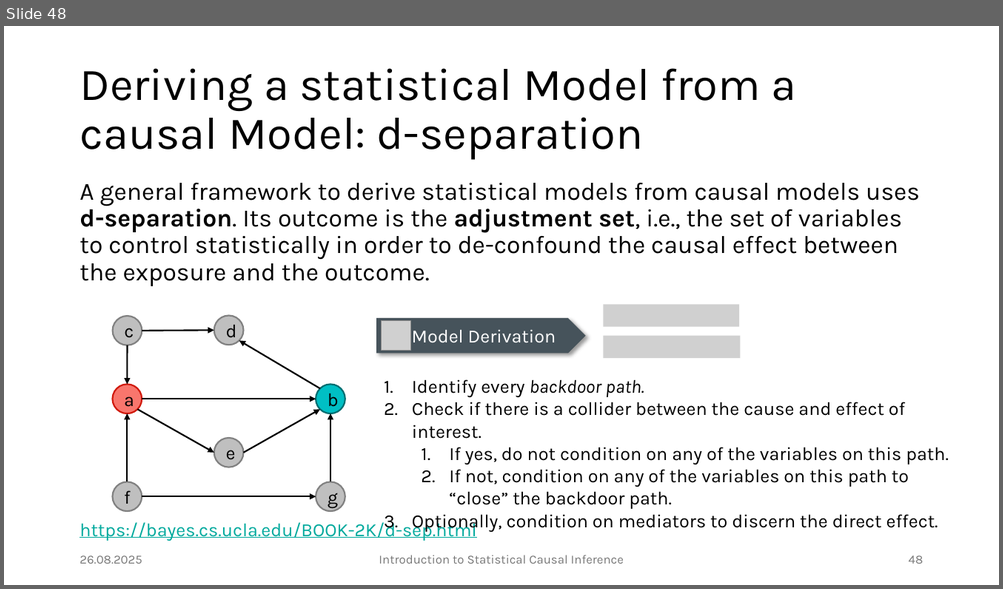
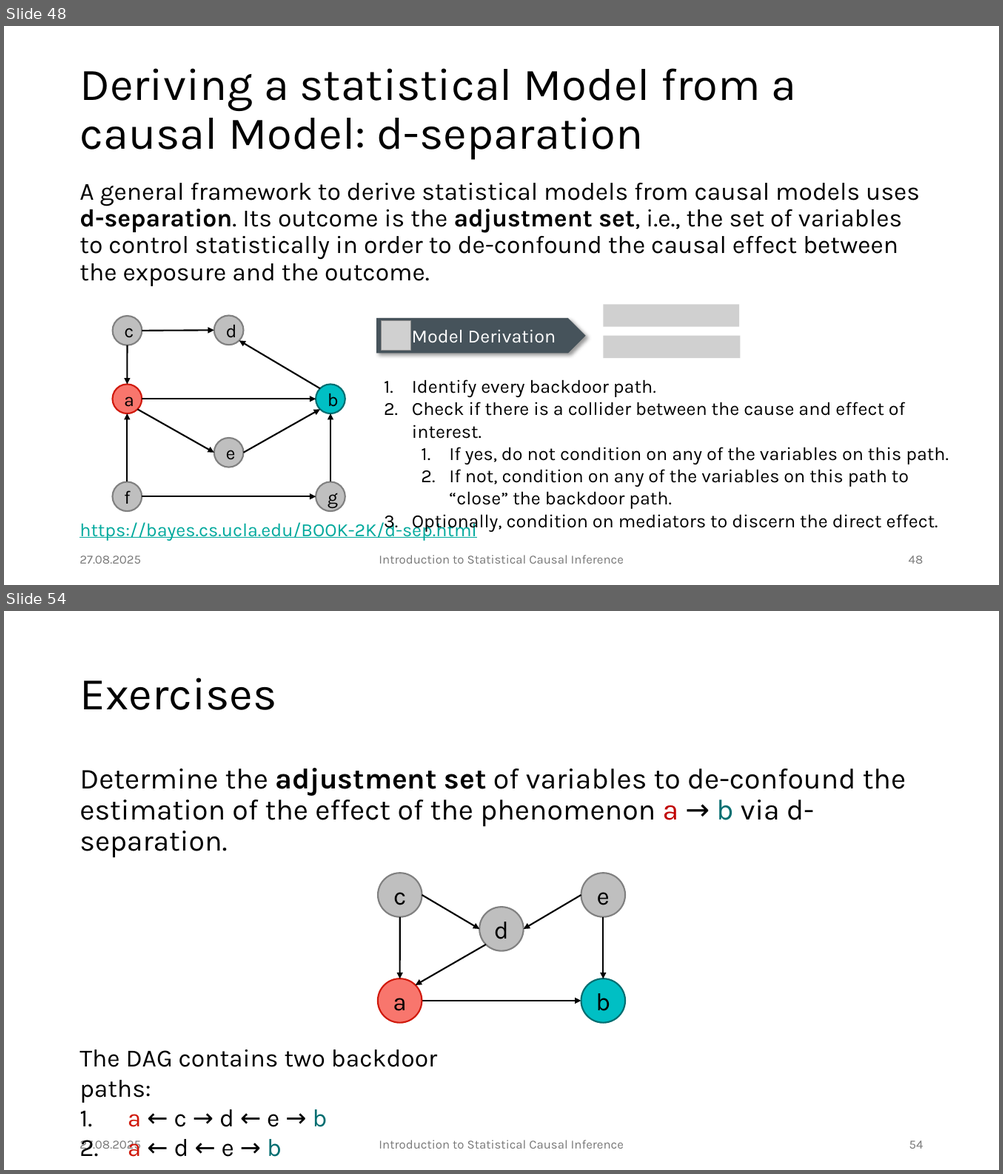
Before and after one commit to JulianFrattini/bda4sci, a slide deck: version2/slides/intro-sci.pptx. Shown one above the other, each under a label of ours: slide 48 before the commit, slides 48 and 54 after it; the slides between them are not shown. The pictures are 1003x589 and 1003x1174 pixels, drawn with LibreOffice and Linux fonts; fonts in the diff are those of the drawing; grey boxes stand for pictures; background and template pictures are left out. Boxes give left, top, right and bottom in pixels: in the first picture for what was removed or moved away, otherwise in the second. Text is boxed around its words. In the diff, an @@ line names an element or a change of style, - is before the commit and + after.

```diff
--- a/version2/slides/intro-sci.pptx
+++ b/version2/slides/intro-sci.pptx
@@ slide 54 added at (4,611,999,1170), background #FFFFFF @@
@@ title added at (79,678,276,710), 44 pt, text #000000 @@
+Exercises
@@ text added at (79,768,905,858), 28 pt, text #000000 @@
+Determine the adjustment set of variables to de-confound the estimation of the effect of the phenomenon a → b via d-separation.
@@ ellipse added at (378,873,422,917), fill #BFBFBF, outline #808080 1.5 pt, 24 pt, text #000000 @@
+c
@@ ellipse added at (580,873,625,917), fill #BFBFBF, outline #808080 1.5 pt, 24 pt, text #000000 @@
+e
@@ arrow added from (422, 895) to (479, 930), #000000 1.5 pt @@
@@ arrow added from (580, 895) to (523, 930), #000000 1.5 pt @@
@@ arrow added from (400, 917) to (399, 979), #000000 1.5 pt @@
@@ ellipse added at (479,907,523,951), fill #BFBFBF, outline #808080 1.5 pt, 24 pt, text #000000 @@
+d
@@ arrow added from (603, 917) to (603, 979), #000000 1.5 pt @@
@@ arrow added from (486, 945) to (415, 985), #000000 1.5 pt @@
@@ ellipse added at (378,979,422,1023), fill #F8766D, outline #D0180A 1.5 pt, 24 pt, text #000000 @@
+a
@@ ellipse added at (580,979,625,1023), fill #00BFC4, outline #006D70 1.5 pt, 24 pt, text #000000 @@
+b
@@ arrow added from (422, 1001) to (580, 1001), #000000 1.5 pt @@
@@ text added at (79,1050,437,1157), 24 pt, text #000000 @@
+The DAG contains two backdoor paths:
+1. a ← c → d ← e → b
+2. a ← d ← e → b
@@ text added at (79,1140,141,1153), 12 pt, text #797979 @@
+27.08.2025
@@ text added at (378,1140,623,1149), 12 pt, text #797979 @@
+Introduction to Statistical Causal Inference
@@ page number added at (909,1141,923,1149), 12 pt, text #797979 @@
+54
@@ slide 48 changed as well @@
@@ text at (412,380,656,398): italic off in "backdoor path." @@
@@ text at (79,556,141,564): text changed @@
-26.08.2025
+27.08.2025
```
Also in this commit, not shown: 61 other slides changed, 7 other slides added, 2 slides removed, 7 other files.
